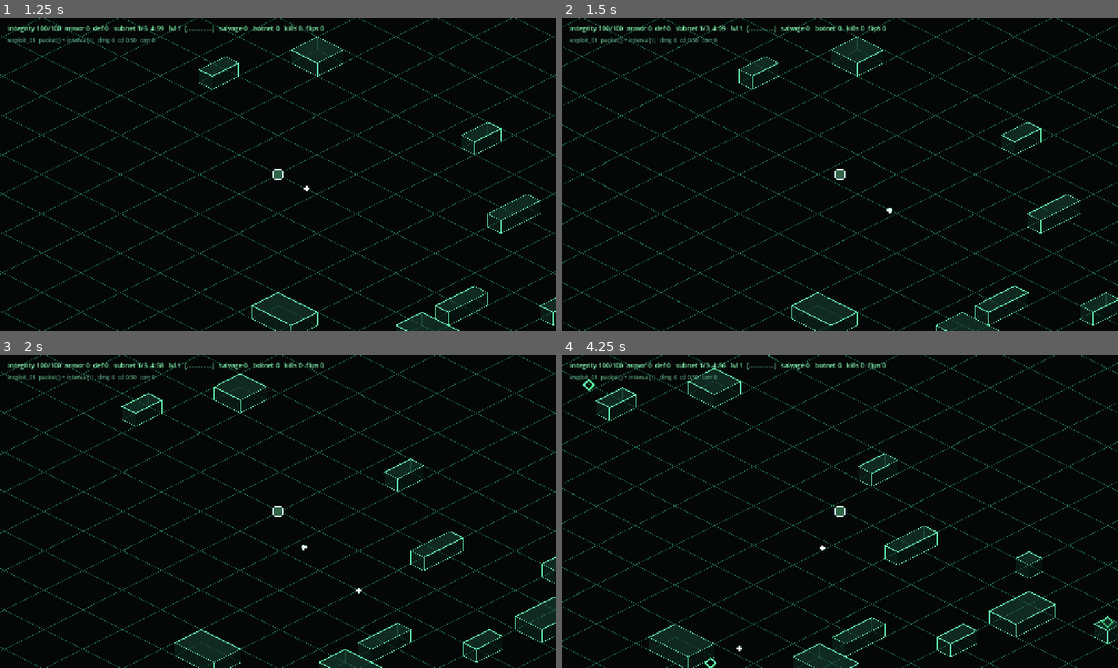
Above: before the commit, frames 1-4 (two rows, left to right).
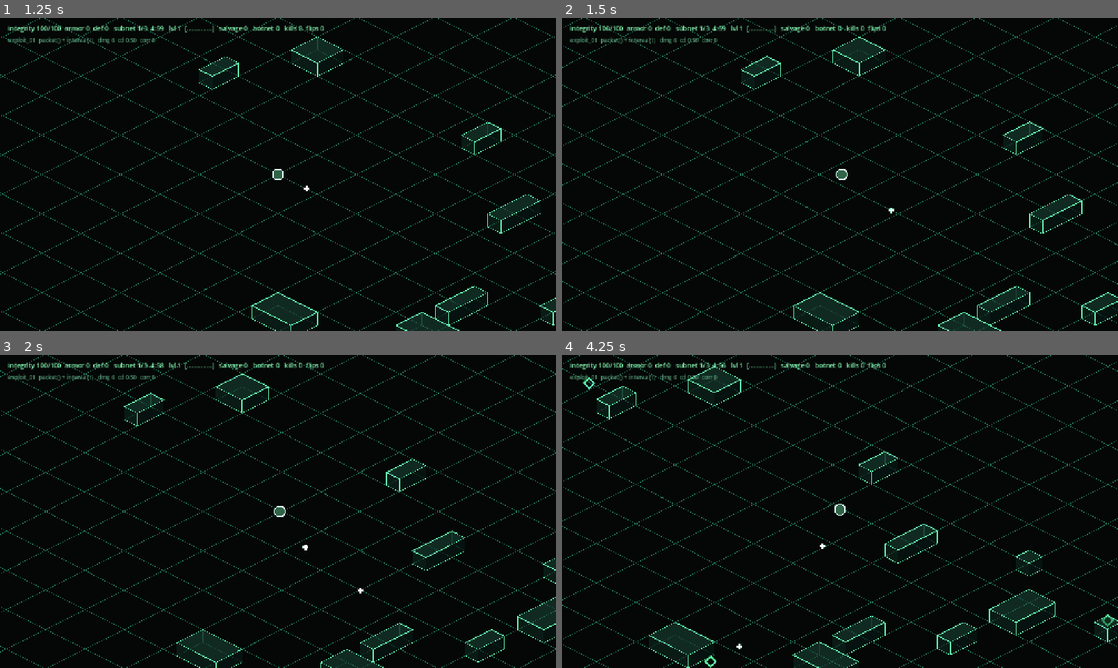
Above: after the commit, the same moments.

Repository: seanperkins/rootkit-game
Game: Godot game, scene res://scenes/main.tscn
Two runs of this game, one before a commit and one after it. Both use one fixed random seed, a clock stepped at 60 frames per second and the inputs below.
Inputs (mouse positions are in pixels of both pictures, inside the frame that each line leads up to):
- Up to frame 1 (1.25 s): click "./intrude --subnet 01 [ENTER]" at 0.5 s
- Up to frame 2 (1.5 s): tap Enter at 1.25, 1.35 s; move the mouse to (962, 158) at 1.27 s; hold D from 1.28 s (still down)
- Up to frame 3 (2 s): keep holding D; tap Space at 1.52 s
- Up to frame 4 (4.25 s): move the mouse to (728, 527) at 2.02 s; release D at 2.03 s; hold S 2.03-2.78 s; tap Keypad Enter at 2.1 s; tap Space at 2.27, 3.77 s; move the mouse to (895, 442) at 2.77 s; hold D 2.78-3.53 s; tap R at 2.85 s; move the mouse to (812, 574) at 3.52 s; hold W from 3.53 s (still down); tap Enter at 3.6 s

Frame 1 is identical in both runs. In frame 2, 6.6% of the frame differs, in the area x 0-100%, y 0-100%; in frame 3, 6.7%; in frame 4, 7.1%.

Commit message:
feat: split presentation above the tick guard
_physics_process returns early on paused/dead/won, and the camera write,
queue_redraw and _age_fx all sat below that. So the death shake rendered
zero frames, effects froze mid-decay, and — the one that bricks the
process — a hitstop could never be released, because all three of its
triggers set one of those flags on the frame they fire.

_present() now runs above the guard. Aging uses unscaled FRAME time
(dt divided back out by the scale that shrank it) so headless suites age
effects at a player's rate; the hitstop deadline uses the wall clock,
because a real-time pause is the point of it. _exit_tree restores the
scale unconditionally — after teardown nothing is left to release it.

Diff:
--- a/scripts/run/run.gd
+++ b/scripts/run/run.gd
@@ -290,7 +290,25 @@
 var flips := 0
 var pending_levels := 0
 var paused := false
+## The PLAYER's pause, kept separate from `paused` on purpose. `paused` means
+## "a modal offer is open" and four sites clear it unconditionally
+## (choose_fusion, decline_fusion, choose_card, decline_card); sharing one bool
+## would let a card decline release a pause it never took, and ui.gd's
+## `not run.paused` force-hide would then strand a pending fusion.
+var user_paused := false
 var pickup_radius := 0.0
+## Presentation state. Pure, and deliberately not part of any simulation step.
+var feel := Feel.new()
+## Player preference, applied to the composed shake offset. Zero is a supported
+## value: screen shake is one of the two effects here that can make a game
+## unplayable rather than merely annoying. Loaded from prefs in _ready.
+var _shake_pref := 1.0
+## Whether floating damage numbers are drawn. Also a preference.
+var _numbers_pref := true
+## Longest unscaled delta the presentation half will honour. Unclamped, a first
+## frame, a scene load or an OS suspend would expire every live effect in one
+## step.
+const MAX_PRESENT_DT := 0.1
 var _steer_phase := 0
 ## Diagnostic only: how many times each exploit's vector was emitted this tick.
 var _trigger_fires := {}
@@ -516,7 +534,17 @@
 # ---------------------------------------------------------------- the tick ---
 
 func _physics_process(dt: float) -> void:
-	if paused or not alive or won:
+	# PRESENTATION, above the guard, every frame, unconditionally.
+	#
+	# Everything below the guard stops the moment the run ends or an overlay
+	# opens. That is right for simulation and wrong for presentation: the death
+	# shake would render zero frames, the effects would freeze mid-decay, and —
+	# worst — the hitstop would never be released, because all three of its
+	# triggers set one of these three flags on the frame they fire. Engine
+	# .time_scale is process-global, so that leak survives back to the shell.
+	_present(dt)
+
+	if paused or user_paused or not alive or won:
 		return
 
 	# ONCE per tick, and before any step. It used to open _step5_fire, which
@@ -548,8 +576,53 @@
 	_step9b_splits()
 
 	_update_renderers()
-	_camera.global_position = to_iso(player_pos)
+
+## The presentation half of the tick, run above the guard on a clock
+## Engine.time_scale cannot shrink.
+##
+## Time.get_ticks_msec rather than the engine delta: at a hitstop's 0.05 the
+## physics RATE is unchanged (measured, Godot 4.7) but each delta is 1/1200s, so
+## a dt-fed 60ms deadline would take 1.2s of wall clock to expire.
+func _present(dt: float) -> void:
+	# Two different clocks, for two different jobs.
+	#
+	# AGING runs on unscaled FRAME time — the engine delta divided back out by
+	# the scale that shrank it. Frame-coherent, so a headless suite stepping
+	# _physics_process thousands of times a second ages effects at the same rate
+	# a player would; a wall-clock delta there would be ~0 per tick and let
+	# _fx_line grow without bound for the whole campaign.
+	#
+	# The HITSTOP DEADLINE runs on the wall clock, because a real-time pause is
+	# the entire point of it and frame time is what the pause distorts.
+	#
+	# Both are immune to Engine.time_scale, which was the requirement.
+	var udt := minf(dt / maxf(Engine.time_scale, 0.0001), MAX_PRESENT_DT)
+
+	if feel.release_hitstop(Time.get_ticks_msec()):
+		Engine.time_scale = 1.0
+
+	feel.step(udt)
+	_age_fx(udt)
+
+	# The shake preference multiplies the composed offset, outside Feel and
+	# after the square — folded into trauma it would scale quadratically and a
+	# legal shake of 2.0 would give 4x.
+	_camera.global_position = to_iso(player_pos) \
+		+ feel.shake_offset() * _shake_pref
 	queue_redraw()
+
+## Belt and braces, and UNCONDITIONAL. The release above lives in a tick that
+## goes away with the scene, so anything still live at teardown has nothing left
+## to clear it — quitting during the 60ms hitstop a death just started would
+## otherwise leave the whole process at 0.05.
+func _exit_tree() -> void:
+	Engine.time_scale = 1.0
+
+## Set a hitstop and drop the engine scale to match. Rare events only: at the
+## enemy cap a per-kill hitstop is a permanent stutter, not emphasis.
+func _hitstop() -> void:
+	feel.start_hitstop(Time.get_ticks_msec())
+	Engine.time_scale = feel.time_scale()
 
 ## Open ground inside the CURRENT arena.
 ##
@@ -829,7 +902,9 @@
 			_expire_projectile(i)
 	for i in botnet.count:
 		_botnet_life[i] -= dt
-	_age_fx(dt)
+	# _age_fx is NOT called here. It ages presentation, so it belongs above the
+	# tick guard with the rest of it — called from _present() on the unscaled
+	# clock. Aging it here froze every effect the instant the run ended.
 	for i in shards.count:
 		var d := player_pos - shards.pos[i]
 		# Magnet reach. Was 6x the pickup radius (288 px), which meant shards
@@ -1288,6 +1363,10 @@
 func _die() -> void:
 	player_health = 0.0
 	alive = false
+	# Both of these only animate because _present() runs above the tick guard.
+	feel.add_trauma(0.7)
+	feel.emit("death")
+	_hitstop()
 	# Salvage is lost, but kills and flips still count toward unlocks —
 	# otherwise a losing run gives nothing and the meta has no reason to exist
 	# after a death, which is exactly what it is for.
@@ -1622,6 +1701,12 @@
 		_rewarded[i] = 1
 		salvage += MINIBOSS_SALVAGE
 		pending_levels += 1
+		# Before _offer_cards, which sets `paused` — the release lives above the
+		# guard now, so this survives either way, but the ordering keeps the
+		# emphasis on the kill rather than on the card screen opening.
+		feel.add_trauma(0.45)
+		feel.emit("miniboss_kill")
+		_hitstop()
 		if not paused:
 			_offer_cards()
 	if enemies.type_index[i] == EnemyTable.ICE and not won:
@@ -1629,6 +1714,9 @@
 		# a winning run was never persisted, so entering the boss at 399 kills
 		# won, displayed 400, and saved 399 — silently missing the beam unlock.
 		# The `not won` guard keeps a second dispatch from re-banking the run.
+		feel.add_trauma(0.8)
+		feel.emit("ice_kill")
+		_hitstop()
 		salvage += 500
 		if subnet < SpawnDirector.CAMPAIGN_SUBNETS:
 			# CLEARED, not advanced. The advance is the player's move now: walk
--- a/tests/test_run.gd
+++ b/tests/test_run.gd
@@ -90,6 +90,15 @@
 		_check("the build survived the subnet advance",
 			_build_signature().begins_with(build_at_first_clear), true)
 
+	# Freed here so the presentation case below gets a clean process-global
+	# Engine.time_scale rather than whatever the campaign left behind.
+	run.free()
+	await process_frame
+	await presentation_survives_death()
+	if not finished_presentation:
+		print("  FAIL  case 'presentation_survives_death' never finished")
+		failures += 1
+
 	print("")
 	if failures == 0: print("  PASS — all checks")
 	else: print("  FAIL — %d check(s)" % failures)
@@ -165,6 +174,50 @@
 			n += 1
 	return n
 
+## The presentation half runs ABOVE the tick guard, so a dead run still animates
+## and — critically — still releases the hitstop. All three hitstop triggers set
+## one of `alive`/`won`/`paused` on the frame they fire, so a release driven from
+## below the guard would never run and Engine.time_scale would stay at 0.05 for
+## the rest of the PROCESS: the end screen, the shell, and every later run.
+##
+## test_feel asserts the deadline arithmetic on a bare Feel. It cannot catch
+## this: Feel never writes the engine. Only driving the real death path can.
+func presentation_survives_death() -> void:
+	var r: Node2D = load("res://scenes/run.tscn").instantiate()
+	root.add_child(r)
+	await process_frame
+	r.input_override = Vector2.ZERO
+
+	r._fx_ring.append([Vector2.ZERO, 100.0, 1.0, Color.WHITE])
+	var life_before: float = r._fx_ring[0][2]
+
+	r._damage_player(99999.0)
+	_check("the player is dead", r.alive, false)
+	_check("and the hitstop engaged", Engine.time_scale, Feel.HITSTOP_SCALE)
+
+	# The tick returns early now, but presentation does not.
+	r._physics_process(DT)
+	_check("effects still age after death", r._fx_ring[0][2] < life_before, true)
+	_check("the camera position is finite",
+		r._camera.global_position.is_finite(), true)
+
+	# Wall clock, so wait it out rather than stepping frames.
+	var t0 := Time.get_ticks_msec()
+	while Time.get_ticks_msec() - t0 < Feel.HITSTOP_MS + 20:
+		pass
+	r._physics_process(DT)
+	_check("and the hitstop released", Engine.time_scale, 1.0)
+
+	# Teardown restores unconditionally: anything still live at exit has nothing
+	# left to clear it.
+	r._hitstop()
+	r.free()
+	await process_frame
+	_check("teardown restores the time scale", Engine.time_scale, 1.0)
+	finished_presentation = true
+
+var finished_presentation := false
+
 func _auto_pick(cards: Array) -> void:
 	picks += 1
 	run.choose_card(cards[0][0], Loadout.best_target(cards[0][1]))
